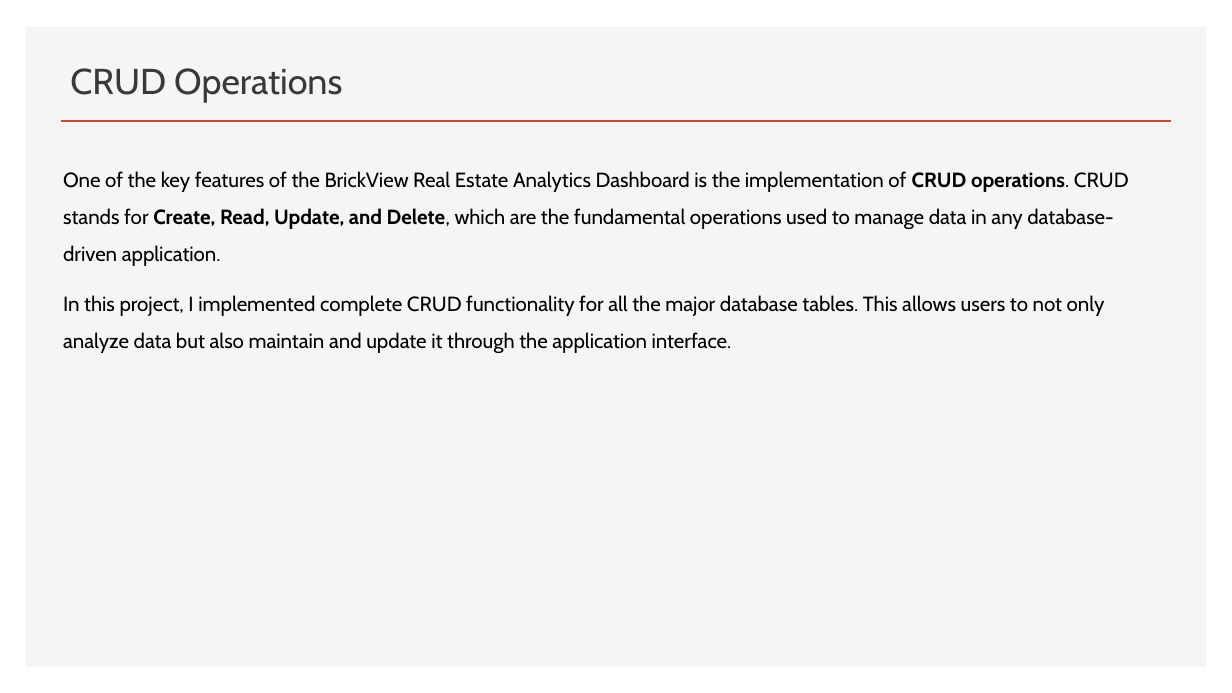
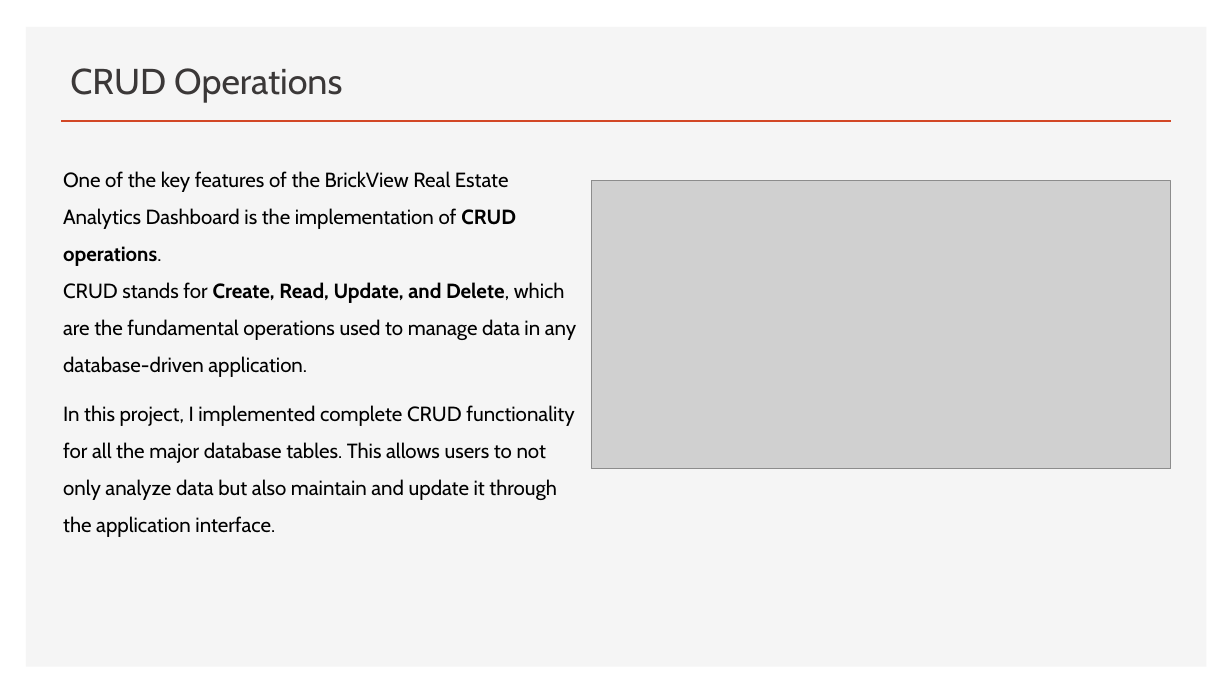
Before and after one commit to rabbanishaik1421/brickview-realestate-analytics-platform, a slide deck: slide 11 of presentation/Presentation.pptx. Drawn at 1232x693 pixels with LibreOffice and Linux fonts; fonts in the diff are those of the drawing; grey boxes stand for pictures; background and template pictures are left out. Boxes give left, top, right and bottom in pixels: in the first picture for what was removed or moved away, otherwise in the second. Text is boxed around its words. In the diff, an @@ line names an element or a change of style, - is before the commit and + after.

```diff
--- a/presentation/Presentation.pptx
+++ b/presentation/Presentation.pptx
@@ text "One of the key features ..." rewrapped from [63,171,1129,353] to [63,171,576,537] @@
@@ picture added at [592,181,1171,470] @@
```
Also in this commit, not shown: 5 other slides changed, 2 other files.
